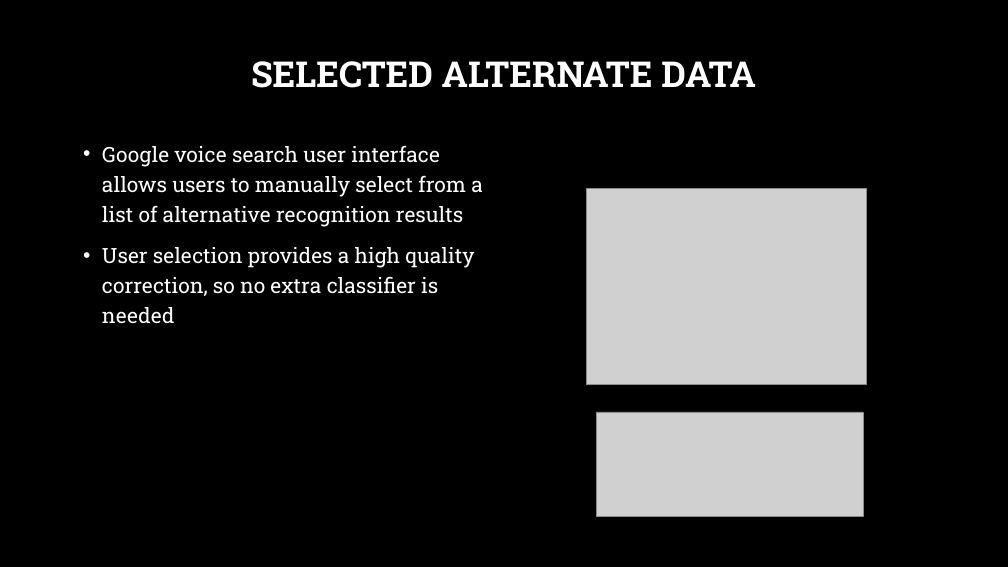
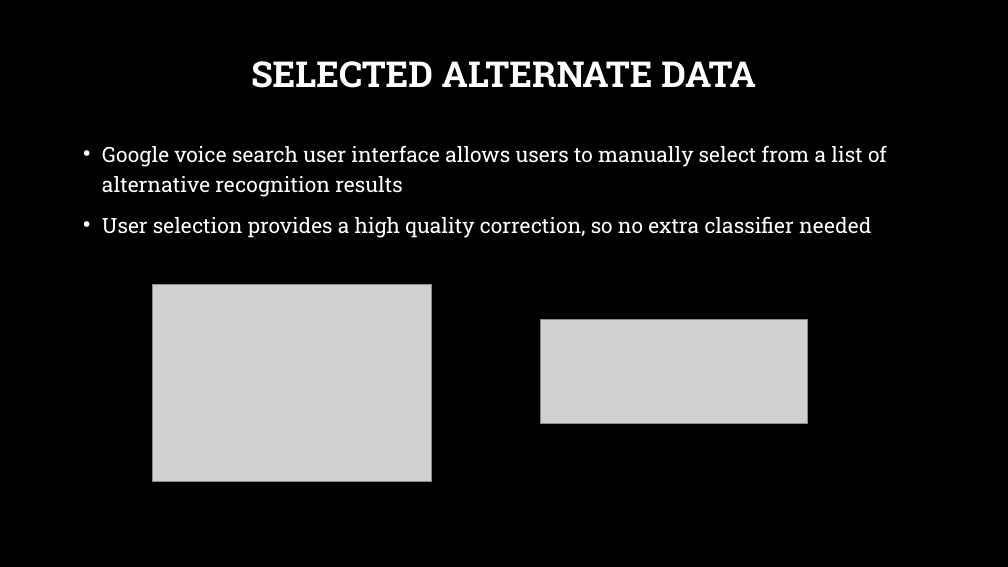
Before and after one commit to msnyde8/COSC757, a slide deck: slide 6 of Assignments/ArticleSummary/ArticleSummarySlides-MJS.pptx. Drawn at 1008x567 pixels with LibreOffice and Linux fonts; fonts in the diff are those of the drawing; grey boxes stand for pictures; background and template pictures are left out. Boxes give left, top, right and bottom in pixels: in the first picture for what was removed or moved away, otherwise in the second. Text is boxed around its words. In the diff, an @@ line names an element or a change of style, - is before the commit and + after.

```diff
--- a/Assignments/ArticleSummary/ArticleSummarySlides-MJS.pptx
+++ b/Assignments/ArticleSummary/ArticleSummarySlides-MJS.pptx
@@ text at (102, 216, 872, 238): text changed @@
-• User selection provides a high quality correction, so no extra classifier is needed
+• User selection provides a high quality correction, so no extra classifier needed
@@ picture: place and size @@
-picture at (587, 188, 867, 385)
+picture at (152, 284, 432, 481)
@@ picture: place and size @@
-picture at (597, 412, 864, 516)
+picture at (541, 319, 808, 423)
```
Also in this commit, not shown: 5 other slides changed, 1 slide added, 1 slide removed, 2 other files.
